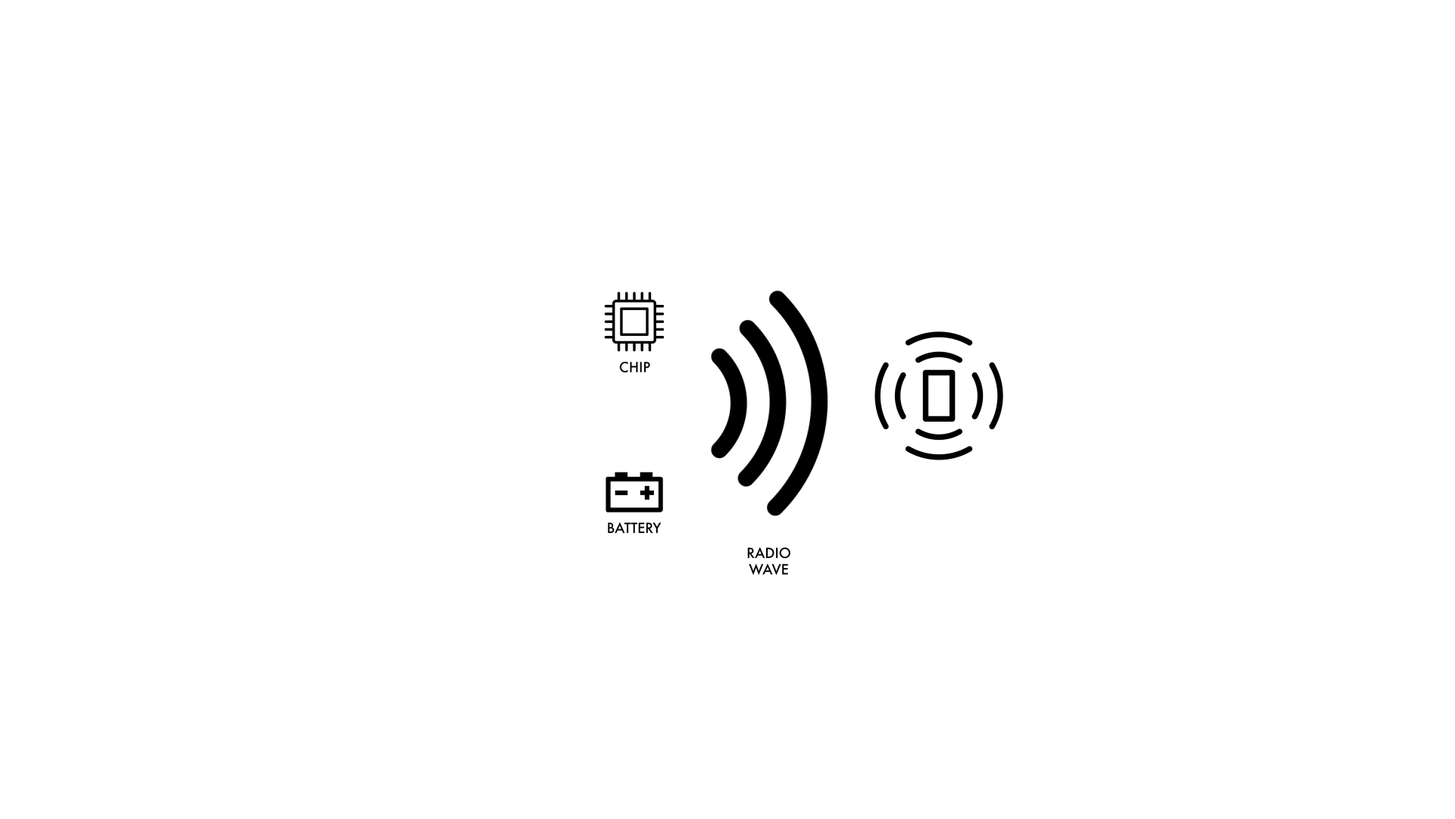
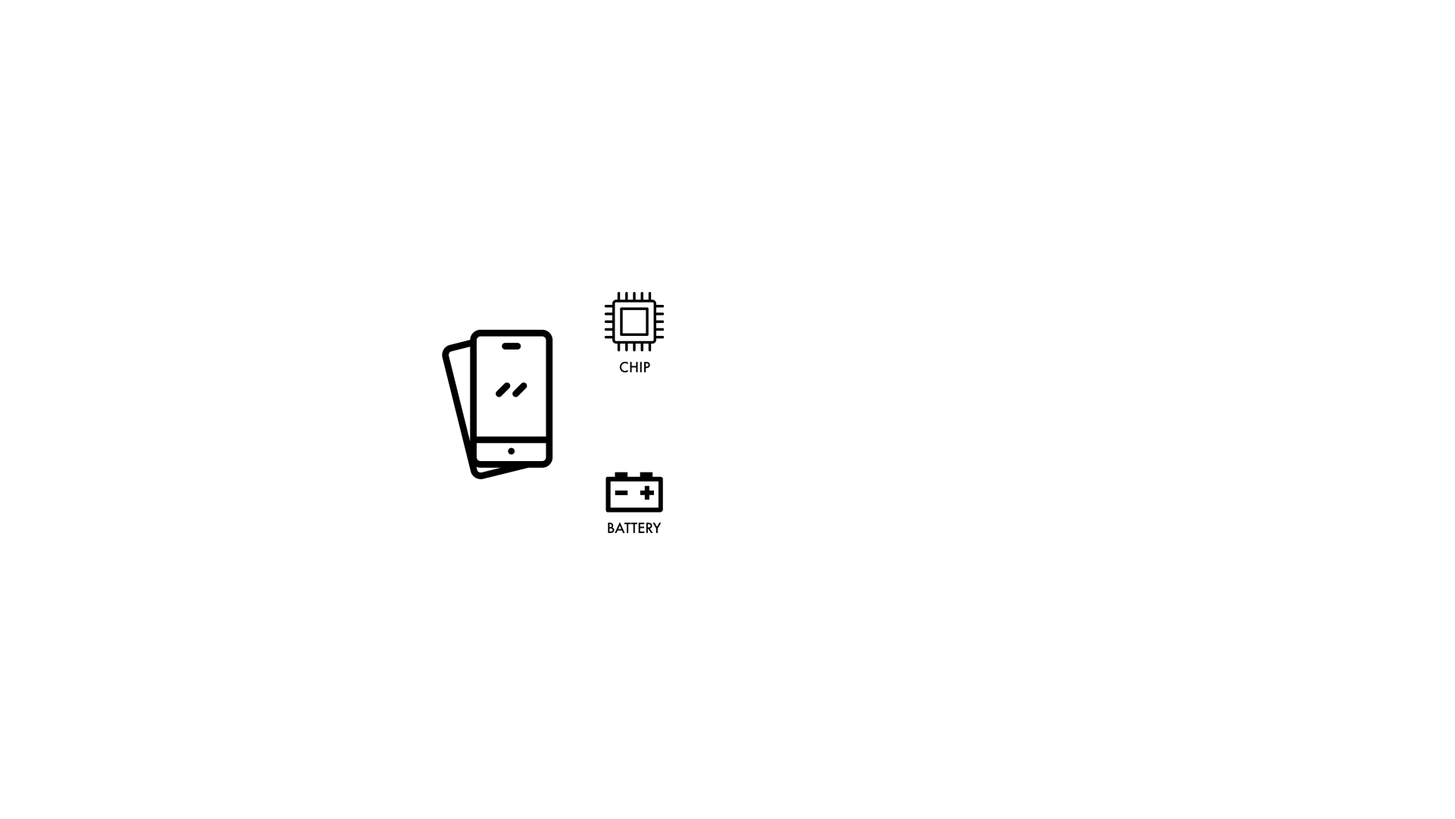
Layer changes from the first w=1455, h=819 image to the second:
painted on "Layer 1" over [441, 290, 1004, 576]
